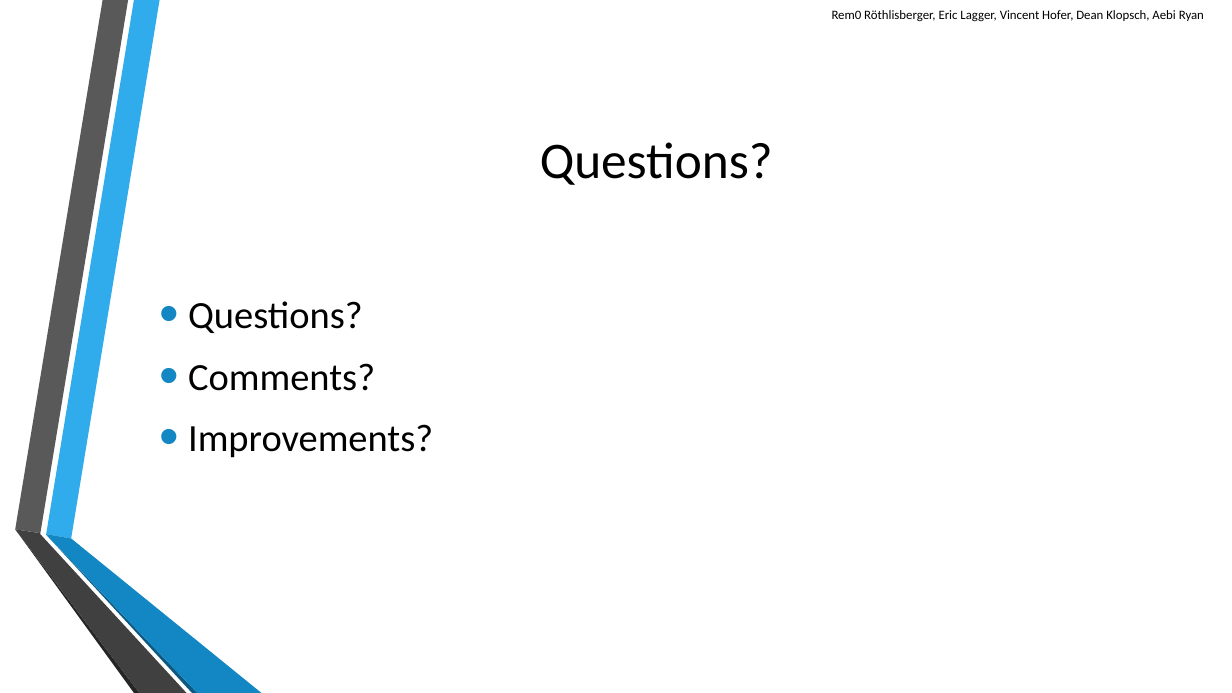
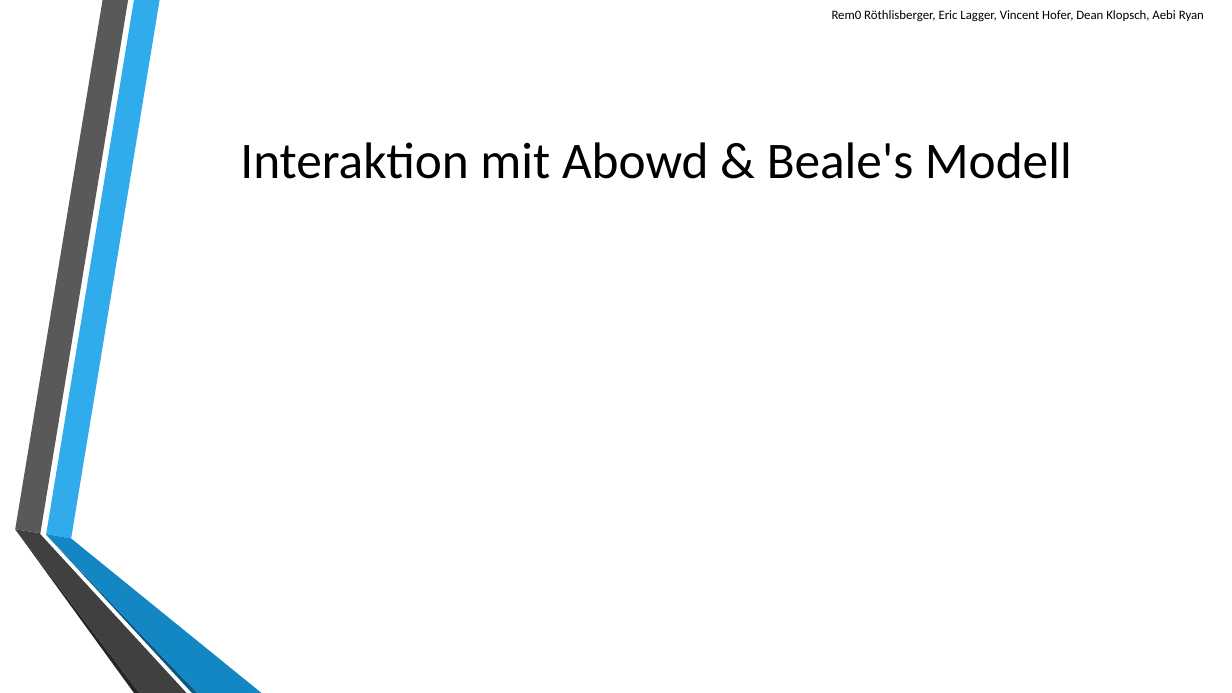
Before and after one commit to scg-unibe-ch/ese2016-team8, a slide deck: slide 6 of baseProject/presentation/Presentation-Team8.pptx (slide 8 before the commit). Drawn at 1232x693 pixels with LibreOffice and Linux fonts; fonts in the diff are those of the drawing; background and template pictures are left out. Boxes give left, top, right and bottom in pixels: in the first picture for what was removed or moved away, otherwise in the second. Text is boxed around its words. In the diff, an @@ line names an element or a change of style, - is before the commit and + after.

```diff
--- a/baseProject/presentation/Presentation-Team8.pptx
+++ b/baseProject/presentation/Presentation-Team8.pptx
@@ title at bbox=[240, 142, 1072, 179]: text changed @@
-Questions?
+Interaktion mit Abowd & Beale's Modell
@@ text removed at bbox=[188, 301, 433, 458] @@
-• Questions?
-• Comments?
-• Improvements?
```
Also in this commit, not shown: 6 other slides changed, 1 slide added.
